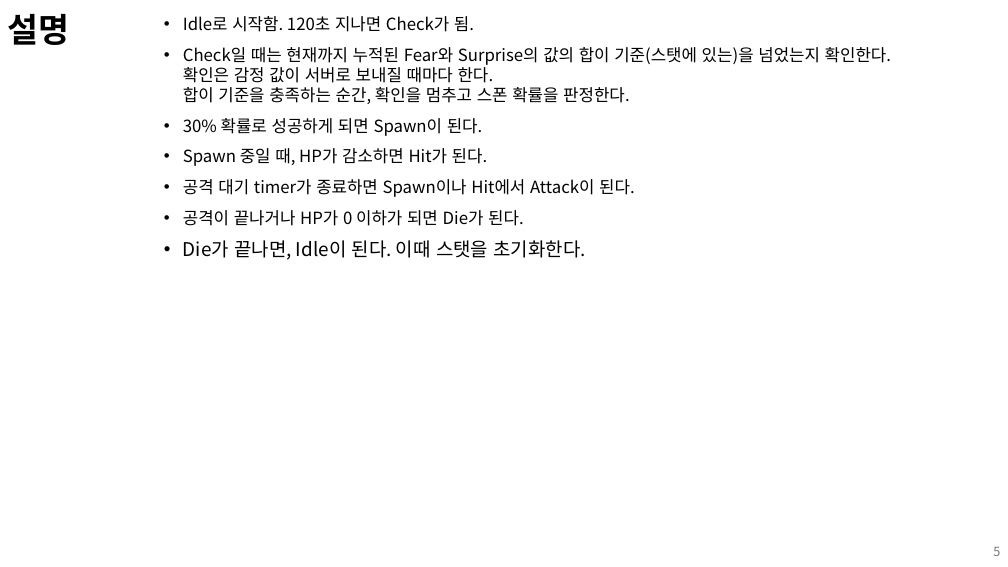
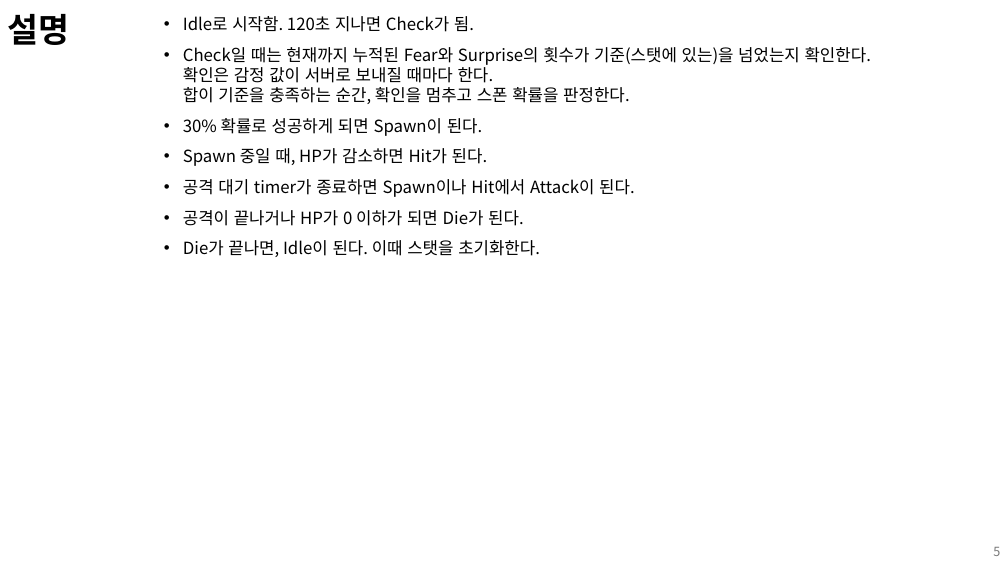
Before and after one commit to kimi5231/B1A2_project, a slide deck: slide 5 of 기획/몬스터 기획서_PollutionMonitor.pptx. Drawn at 1008x567 pixels with LibreOffice and Linux fonts; fonts in the diff are those of the drawing. Boxes give left, top, right and bottom in pixels: in the first picture for what was removed or moved away, otherwise in the second. Text is boxed around its words. In the diff, an @@ line names an element or a change of style, - is before the commit and + after.

Commit message:
PollutionMonitor 감정 관련해서 내용 변경
누적된 감정 값이 아니라 횟수로

```diff
--- a/기획/몬스터 기획서_PollutionMonitor.pptx
+++ b/기획/몬스터 기획서_PollutionMonitor.pptx
@@ text at [183,47,871,104]: text changed @@
-• Check일 때는 현재까지 누적된 Fear와 Surprise의 값의 합이 기준(스탯에 있는)을 넘었는지 확인한다.
-  확인은 감정 값이 서버로 보내질 때마다 한다.
-  합이 기준을 충족하는 순간, 확인을 멈추고 스폰 확률을 판정한다.
+• Check일 때는 현재까지 누적된 Fear와 Surprise의 횟수가 기준(스탯에 있는)을 넘었는지 확인한다.
+  확인은 감정 값이 서버로 보내질 때마다 한다.
+  합이 기준을 충족하는 순간, 확인을 멈추고 스폰 확률을 판정한다.
@@ text at [183,240,540,257]: size 18 to 16 pt in "Die가 끝나면, Idle이 된다. 이때 스탯을 초기화한다." @@
```
Also in this commit, not shown: 2 other slides changed.
